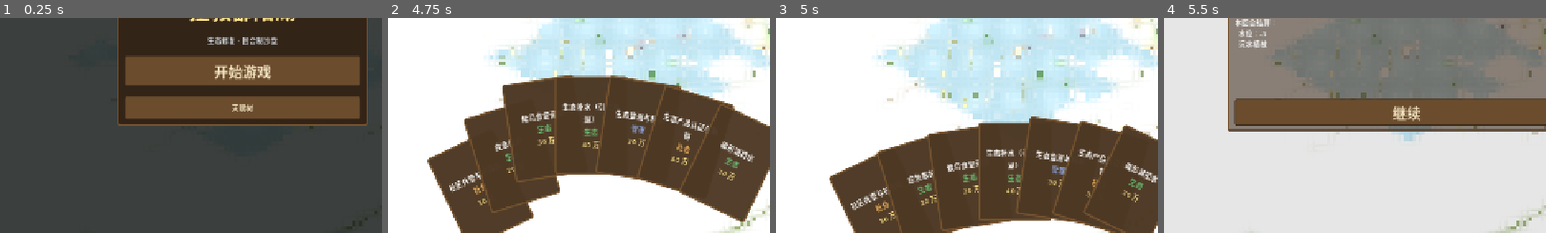
Above: before the commit, frames 1-4 (left to right).
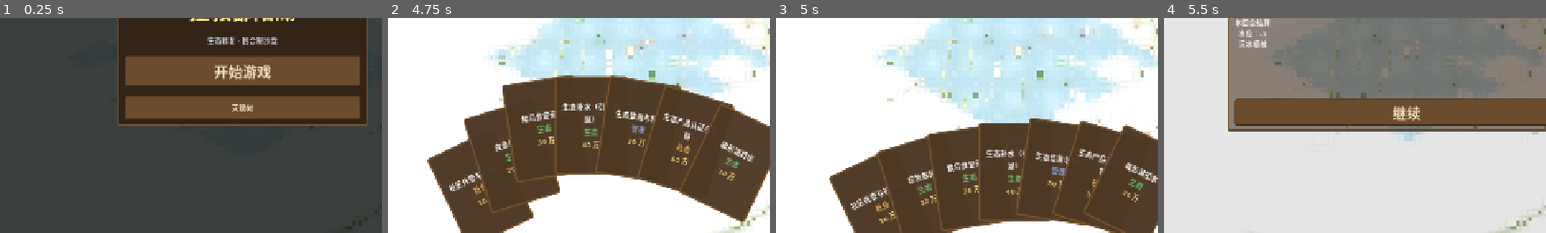
Above: after the commit, the same moments.

Repository: JoKanshin/poyanghu
Game: Godot game, scene res://scenes/main.tscn
Same seed, same stepped clock (60 frames per second), same inputs: the game is played once before the commit and once after it.
Inputs (mouse positions are % of the whole screen's width and height, from its top left):
- Up to frame 1 (0.25 s): no input
- Up to frame 2 (4.75 s): click "开始游戏" at 0.5 s; click "简单模式" at 1.25 s; click (50, 48) at 2.02 s; type "12" at 2.1 s; click "开始游戏" at 2.75 s; click "开始分配资金" at 3.5 s; click "开始分配资金" at 4.25 s
- Up to frame 3 (5 s): no input
- Up to frame 4 (5.5 s): click "结束本回合 ▶" at 5 s
The pictures show only the part of the screen within x 18-68%, y 41-91%; the shares and areas given below are measured in that part.

Frames 1-2 are identical in both runs. In frame 3, 1.2% of the frame differs, in the area x 53-81%, y 45-97%; in frame 4, nothing differs.

Commit message:
feat: 合并手牌悬停置顶动效(参考hhr版本)
- 悬停的牌移动到最上层(三层叠放:未选→已选→悬停),选中/未选牌保持原排列
- 命中判定改用静止位置 base_pos,消除弹起抖动
- 重叠区只认最上层那张,悬停放大1.06
- 新增 _update_card_stack 重排绘制/拾取顺序

Diff:
--- a/scripts/main.gd
+++ b/scripts/main.gd
@@ -1621,7 +1621,7 @@
 		card_infos.append({
 			"panel": panel, "card_id": card["id"],
 			"base_pos": Vector2.ZERO, "theta": 0.0, "radial": Vector2.UP,
-			"selected": false, "shaking": false,
+			"selected": false, "shaking": false, "hovered": false,
 		})
 	_layout_fan.call_deferred()
 	_update_hud()
@@ -1860,26 +1860,97 @@
 		return
 	var mouse_global := get_viewport().get_mouse_position()
 	var box_tf := card_box.get_global_transform()
-	for info in card_infos:
+	# 1) 命中判定：用「静止位置」base_pos，牌弹起后会整体上移，
+	#    若用实时 position 判定，鼠标停在牌底附近会「弹起→落回→再弹起」地抖。
+	var hits: Array = []   # 命中的 card_infos 下标
+	for i in card_infos.size():
+		var info: Dictionary = card_infos[i]
 		var panel: PanelContainer = info["panel"]
 		if not is_instance_valid(panel):
 			continue
 		if info.get("shaking", false):
+			info["hovered"] = false
+			continue
+		if _point_in_card(panel, info["base_pos"], mouse_global, box_tf):
+			hits.append(i)
+	# 2) 重叠时只留最上层那张：从子列表末尾（最后绘制 = 最上层）往前找第一个命中的
+	var hovered_idx: int = -1
+	if hits.size() == 1:
+		hovered_idx = hits[0]
+	elif hits.size() > 1:
+		var children: Array = card_box.get_children()
+		for c in range(children.size() - 1, -1, -1):
+			for i in hits:
+				if card_infos[i]["panel"] == children[c]:
+					hovered_idx = i
+					break
+			if hovered_idx != -1:
+				break
+	# 3) 驱动弹起 / 放大（与帧率无关的平滑，替代固定系数 lerp）
+	for i in card_infos.size():
+		var info: Dictionary = card_infos[i]
+		var panel: PanelContainer = info["panel"]
+		if not is_instance_valid(panel) or info.get("shaking", false):
 			continue  # 抖动动画期间不要抢它的 position
-		var hovering: bool = _point_in_card(panel, mouse_global, box_tf)
+		var hovering: bool = (i == hovered_idx)
+		info["hovered"] = hovering
+		# 抬起：鼠标悬停的牌 + 已选定的牌（已选牌保持"抬起来挂在那儿"的状态）
 		var raised: bool = hovering or info["selected"]
 		# 弹起方向：沿径向向外（远离圆心，即向上弹出）
 		var target: Vector2 = info["base_pos"] + info["radial"] * (26.0 if raised else 0.0)
-		# 与帧率无关的平滑（每秒 12 倍速收敛），替代固定系数 lerp
 		panel.position = panel.position.lerp(target, 1.0 - exp(-12.0 * delta))
-
-
-## 判断全局坐标点是否在旋转后的卡牌矩形内
-func _point_in_card(panel: PanelContainer, mouse_global: Vector2, box_tf: Transform2D) -> bool:
+		var s: float = 1.06 if hovering else 1.0
+		panel.scale = panel.scale.lerp(Vector2(s, s), 1.0 - exp(-14.0 * delta))
+	_update_card_stack()
+
+
+## 手牌分三层叠放（像斗地主那样，选中的牌整体浮起一排）：
+##   底层 = 未选中的牌 → 中层 = 已选中的牌 → 顶层 = 鼠标正悬停的那张
+## Godot 里兄弟节点越靠后越晚绘制、也就越在上层，所以把三组按这个顺序排进子列表即可。
+## 各层内部保持原本的左右顺序；鼠标一移开，悬停那张就插回它自己那一层（不留痕迹）。
+## 只改「绘制与拾取顺序」，不动任何坐标，所以不会和扇形布局打架。
+func _update_card_stack() -> void:
+	if card_infos.is_empty():
+		return
+	var front: PanelContainer = null
+	for info in card_infos:
+		if info.get("hovered", false) and is_instance_valid(info["panel"]):
+			front = info["panel"]
+			break
+	var plain: Array = []   # 未选中
+	var picked: Array = []  # 已选中
+	for info in card_infos:
+		var panel: PanelContainer = info["panel"]
+		if not is_instance_valid(panel) or panel == front:
+			continue
+		if info["selected"]:
+			picked.append(panel)
+		else:
+			plain.append(panel)
+	var want: Array = plain.duplicate()
+	want.append_array(picked)
+	if front != null:
+		want.append(front)
+	# 与当前顺序一致就不动，避免每帧无谓重排
+	var cur: Array = card_box.get_children()
+	if cur.size() == want.size():
+		var same := true
+		for i in want.size():
+			if cur[i] != want[i]:
+				same = false
+				break
+		if same:
+			return
+	for i in want.size():
+		card_box.move_child(want[i], i)
+
+
+## 判断全局坐标点是否在旋转后的卡牌矩形内（按「静止位置」base_pos 判定，见 _update_card_hover）
+func _point_in_card(panel: PanelContainer, base_pos: Vector2, mouse_global: Vector2, box_tf: Transform2D) -> bool:
 	# 鼠标 → card_box 局部坐标
 	var local: Vector2 = box_tf.affine_inverse() * mouse_global
 	# 相对牌底中心(pivot)的向量
-	var offset: Vector2 = local - (panel.position + panel.pivot_offset)
+	var offset: Vector2 = local - (base_pos + panel.pivot_offset)
 	# 逆旋转到卡牌自身坐标系
 	var ang := -panel.rotation
 	var rotated := Vector2(
